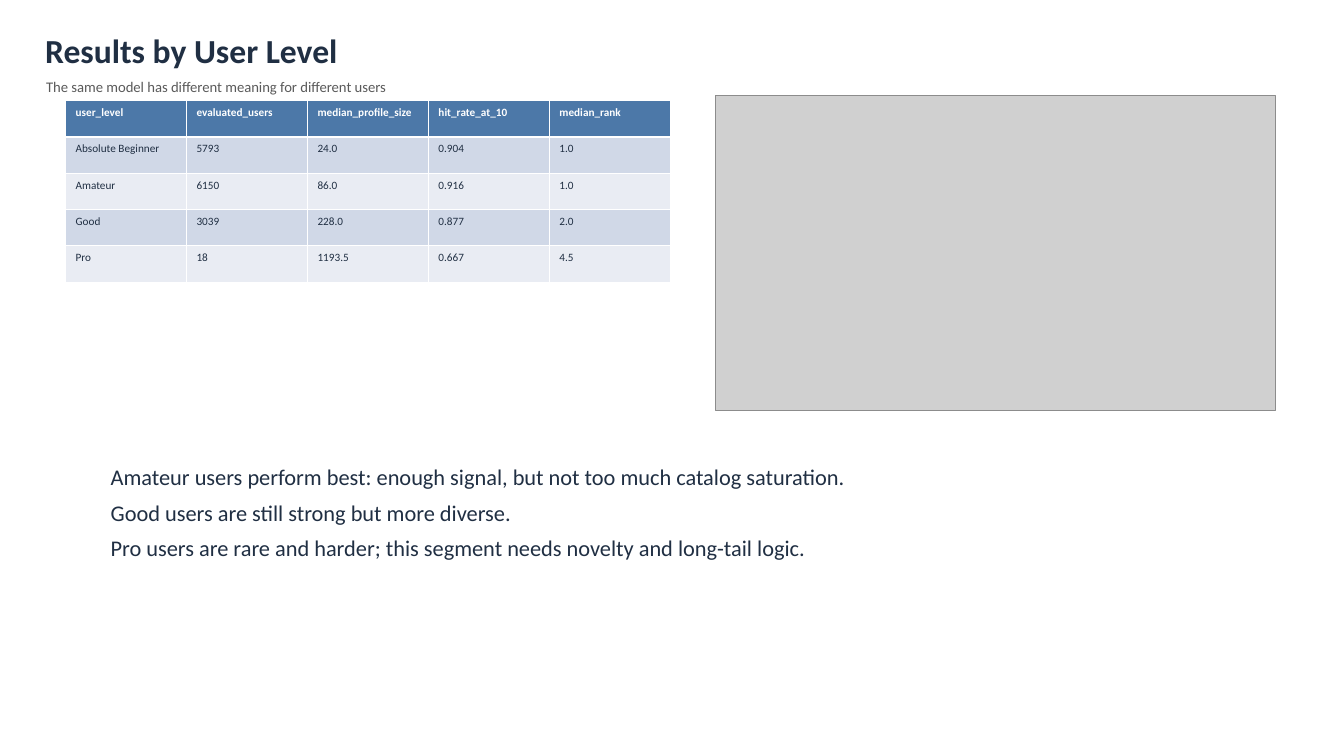
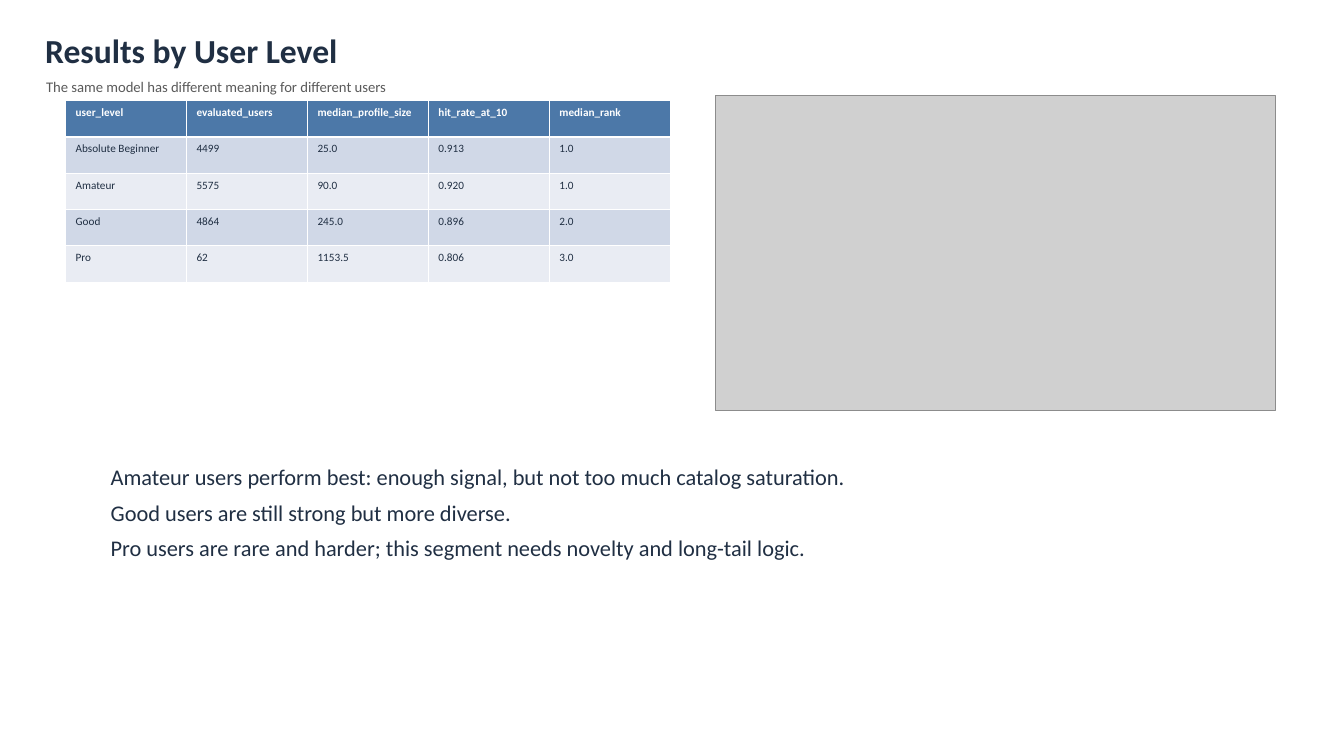
Before and after one commit to adecoss/anime-recommendation-system, a slide deck: slide 7 of reports/week10_recommendation_presentation.pptx. Drawn at 1344x756 pixels with LibreOffice and Linux fonts; fonts in the diff are those of the drawing; grey boxes stand for pictures. Boxes give left, top, right and bottom in pixels: in the first picture for what was removed or moved away, otherwise in the second. Text is boxed around its words. In the diff, an @@ line names an element or a change of style, - is before the commit and + after.

```diff
--- a/reports/week10_recommendation_presentation.pptx
+++ b/reports/week10_recommendation_presentation.pptx
@@ table at (66, 101, 670, 282) @@
-row 2: Absolute Beginner | 5793 | 24.0 | 0.904 | 1.0
+row 2: Absolute Beginner | 4499 | 25.0 | 0.913 | 1.0
-row 3: Amateur | 6150 | 86.0 | 0.916 | 1.0
+row 3: Amateur | 5575 | 90.0 | 0.920 | 1.0
-row 4: Good | 3039 | 228.0 | 0.877 | 2.0
+row 4: Good | 4864 | 245.0 | 0.896 | 2.0
-row 5: Pro | 18 | 1193.5 | 0.667 | 4.5
+row 5: Pro | 62 | 1153.5 | 0.806 | 3.0
```
Also in this commit, not shown: 3 other slides changed, 14 other files.
